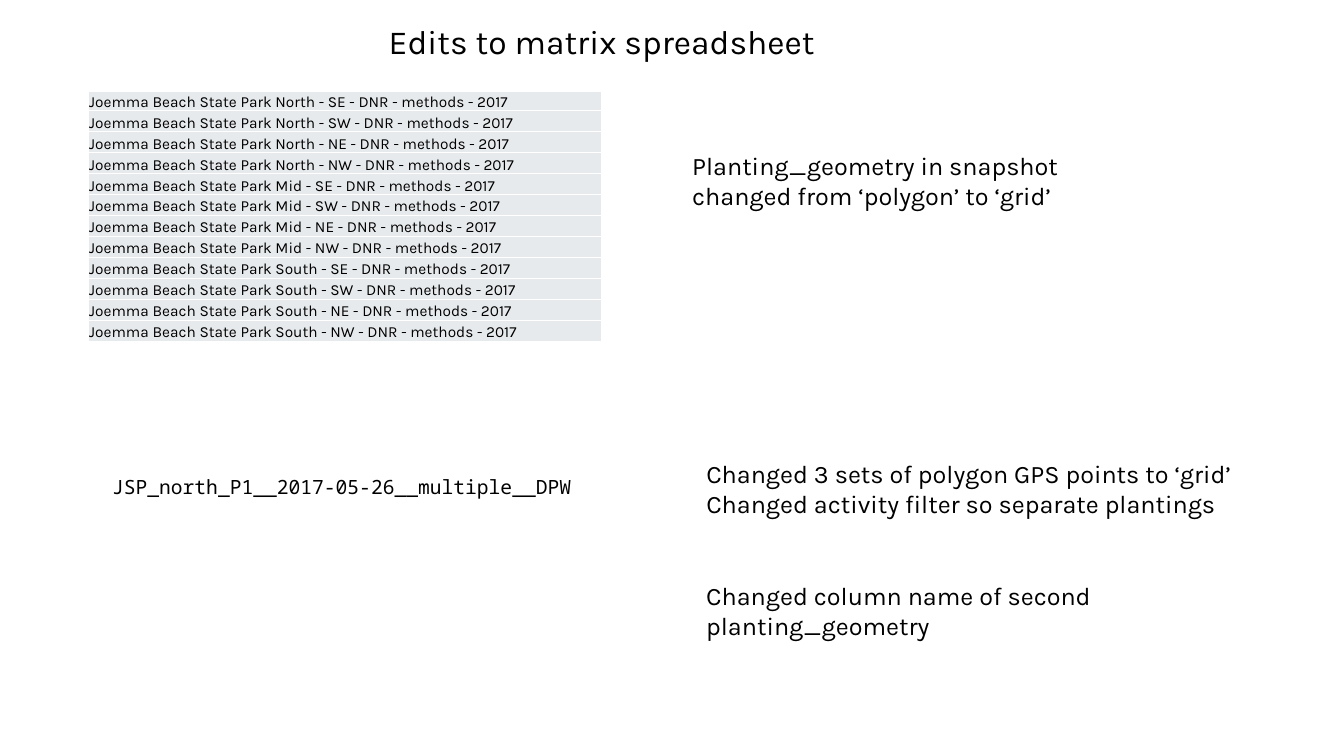
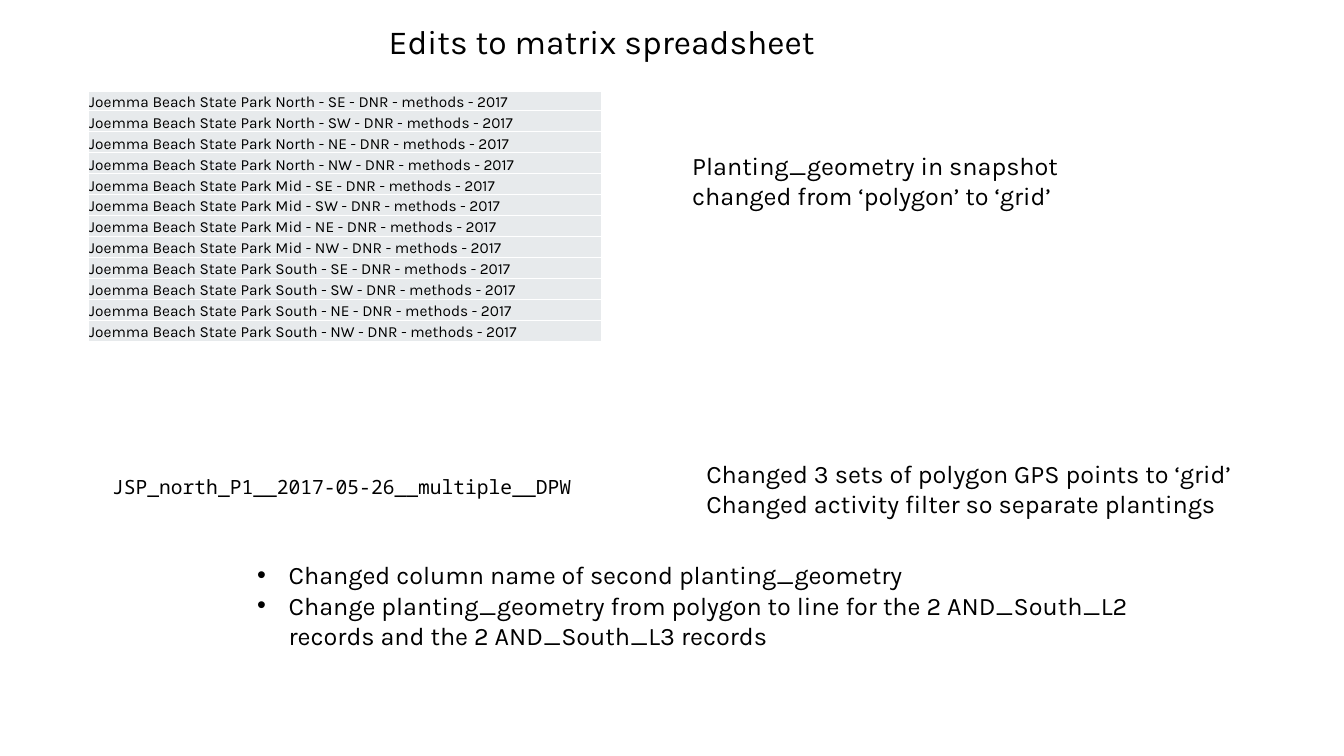
Before and after one commit to WA-Nearshore/seagrass-restoration-processing, a slide deck: slide 12 of docs/seagrass_restoration_storymap_notes.pptx (slide 10 before the commit). Drawn at 1344x756 pixels with LibreOffice and Linux fonts; fonts in the diff are those of the drawing. Boxes give left, top, right and bottom in pixels: in the first picture for what was removed or moved away, otherwise in the second. Text is boxed around its words. In the diff, an @@ line names an element or a change of style, - is before the commit and + after.

```diff
--- a/docs/seagrass_restoration_storymap_notes.pptx
+++ b/docs/seagrass_restoration_storymap_notes.pptx
@@ text "Changed column name of second ...": place and size @@
-text "Changed column name of second ..." at box(706, 587, 1091, 642)
+text "Changed column name of second ..." at box(289, 566, 1127, 646)
@@ text at box(289, 566, 902, 591): bullet none to • @@
@@ text at box(289, 597, 1127, 646): paragraph added @@
+• Change planting_geometry from polygon to line for the 2 AND_South_L2 records and the 2 AND_South_L3 records
```
Also in this commit, not shown: 2 other slides changed, 2 slides added, 33 other files.
